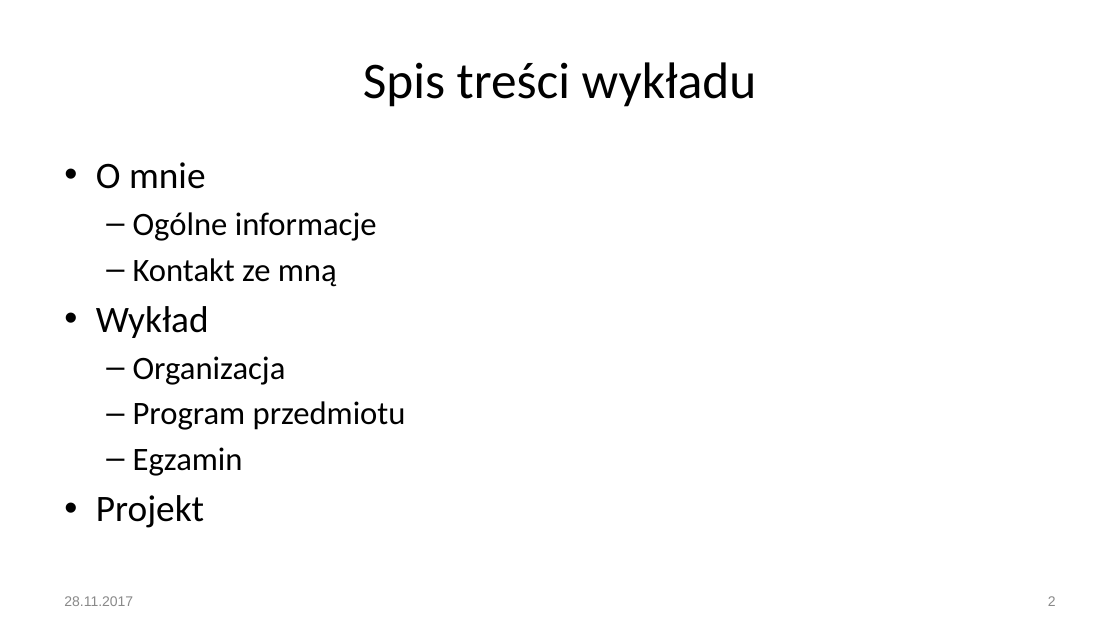
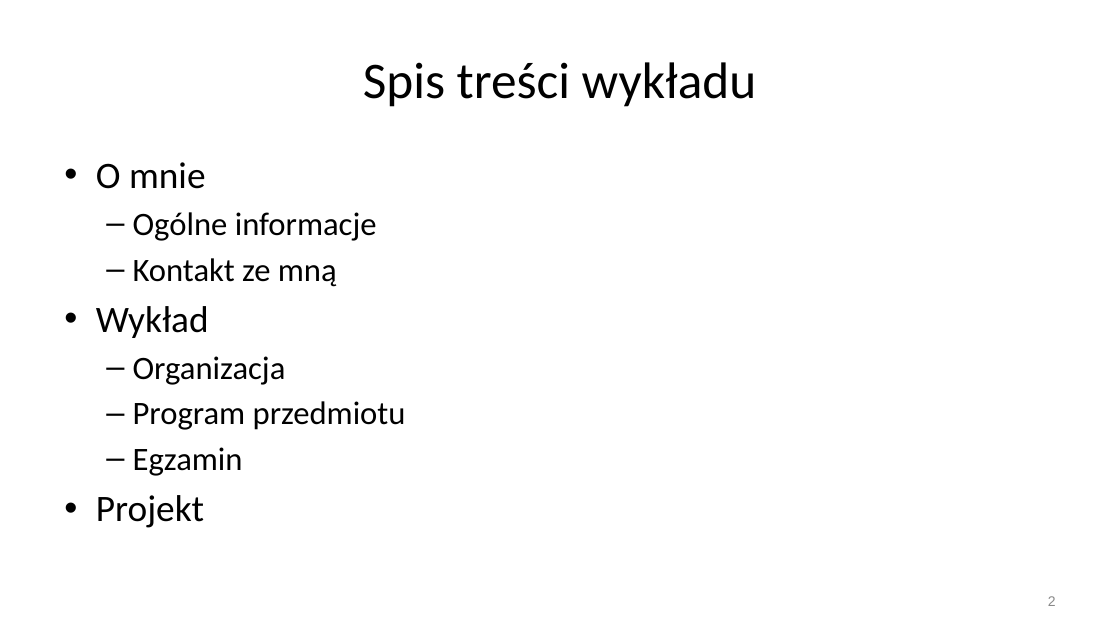
Before and after one commit to miklesz/PT, a slide deck: slide 2 of 01 Wprowadzenie do przedmiotu.pptx. Drawn at 1120x630 pixels with LibreOffice and Linux fonts; fonts in the diff are those of the drawing. Boxes give left, top, right and bottom in pixels: in the first picture for what was removed or moved away, otherwise in the second. Text is boxed around its words. In the diff, an @@ line names an element or a change of style, - is before the commit and + after.

```diff
--- a/01 Wprowadzenie do przedmiotu.pptx
+++ b/01 Wprowadzenie do przedmiotu.pptx
@@ text removed at <box>64,596,133,606</box> @@
-28.11.2017
```
Also in this commit, not shown: 51 other slides changed.
